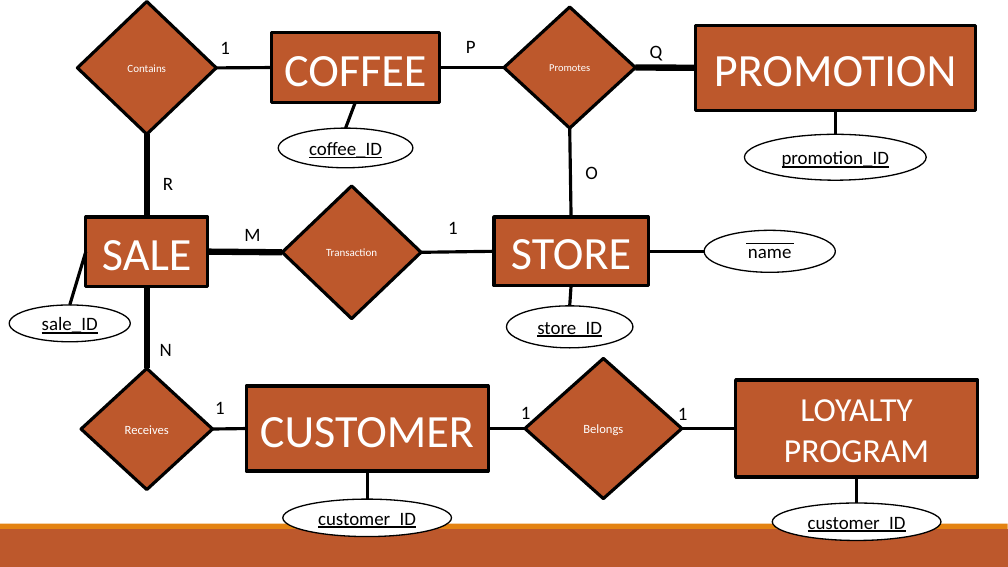
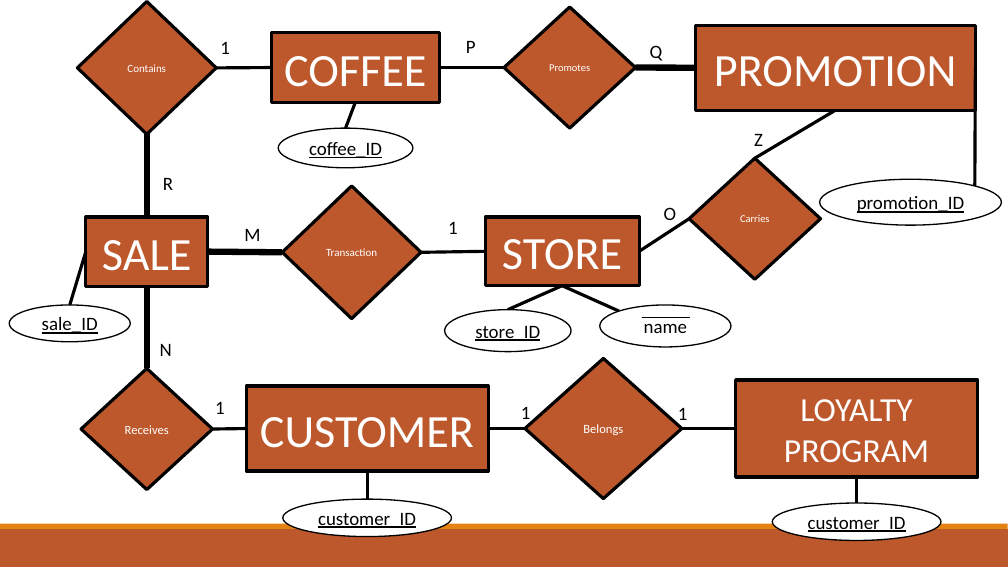
Before and after one commit to cnecciai/BoutiqueCoffee, a slide deck: slide 2 of Phase I/ER Model.pptx. Drawn at 1008x567 pixels with LibreOffice and Linux fonts; fonts in the diff are those of the drawing. Boxes give left, top, right and bottom in pixels: in the first picture for what was removed or moved away, otherwise in the second. Text is boxed around its words. In the diff, an @@ line names an element or a change of style, - is before the commit and + after.

```diff
--- a/Phase I/ER Model.pptx
+++ b/Phase I/ER Model.pptx
@@ line moved from (836, 110) - (836, 135) to (975, 68) - (975, 186) @@
@@ line added from (755, 158) to (836, 110), #000000 3 pt @@
@@ line removed from (571, 217) to (570, 128) @@
@@ text added at [754,134,763,152], 18 pt, text #000000 @@
+Z
@@ diamond added at [689,158,820,279], fill #BD582C, outline #000000 3 pt, 10 pt, text #FFFFFF @@
+Carries
@@ ellipse "promotion_ID": place and size @@
-ellipse "promotion_ID" at [745,135,926,181]
+ellipse "promotion_ID" at [820,179,1001,225]
@@ text "O" rewrapped from [585,166,598,179] to [664,207,677,226] @@
@@ rectangle "STORE": place and size @@
-rectangle "STORE" at [495,217,649,286]
+rectangle "STORE" at [485,217,640,286]
@@ line added from (639, 251) to (689, 219), #000000 3 pt @@
@@ line moved from (495, 251) - (421, 253) to (485, 251) - (421, 253) @@
@@ line moved from (571, 286) - (570, 306) to (563, 286) - (508, 310) @@
@@ line moved from (648, 251) - (704, 251) to (563, 286) - (619, 312) @@
@@ ellipse "store_ID": place and size @@
-ellipse "store_ID" at [507,306,633,349]
+ellipse "store_ID" at [445,310,571,352]
@@ ellipse "name": place and size @@
-ellipse "name" at [704,231,836,273]
+ellipse "name" at [600,305,731,347]
@@ line moved from (746, 243) - (795, 243) to (642, 318) - (690, 318) @@
```
Also in this commit, not shown: 3 other files.
